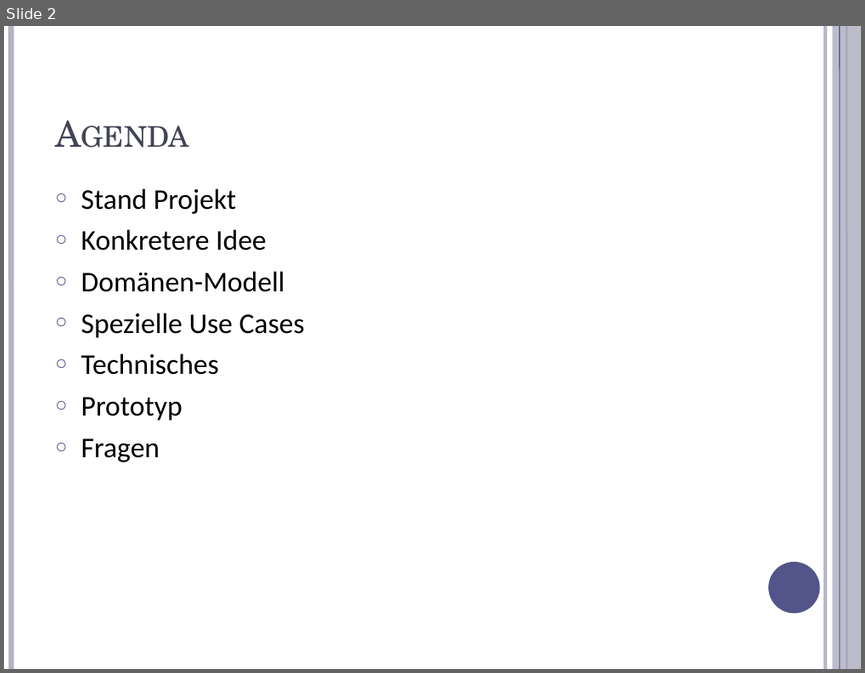
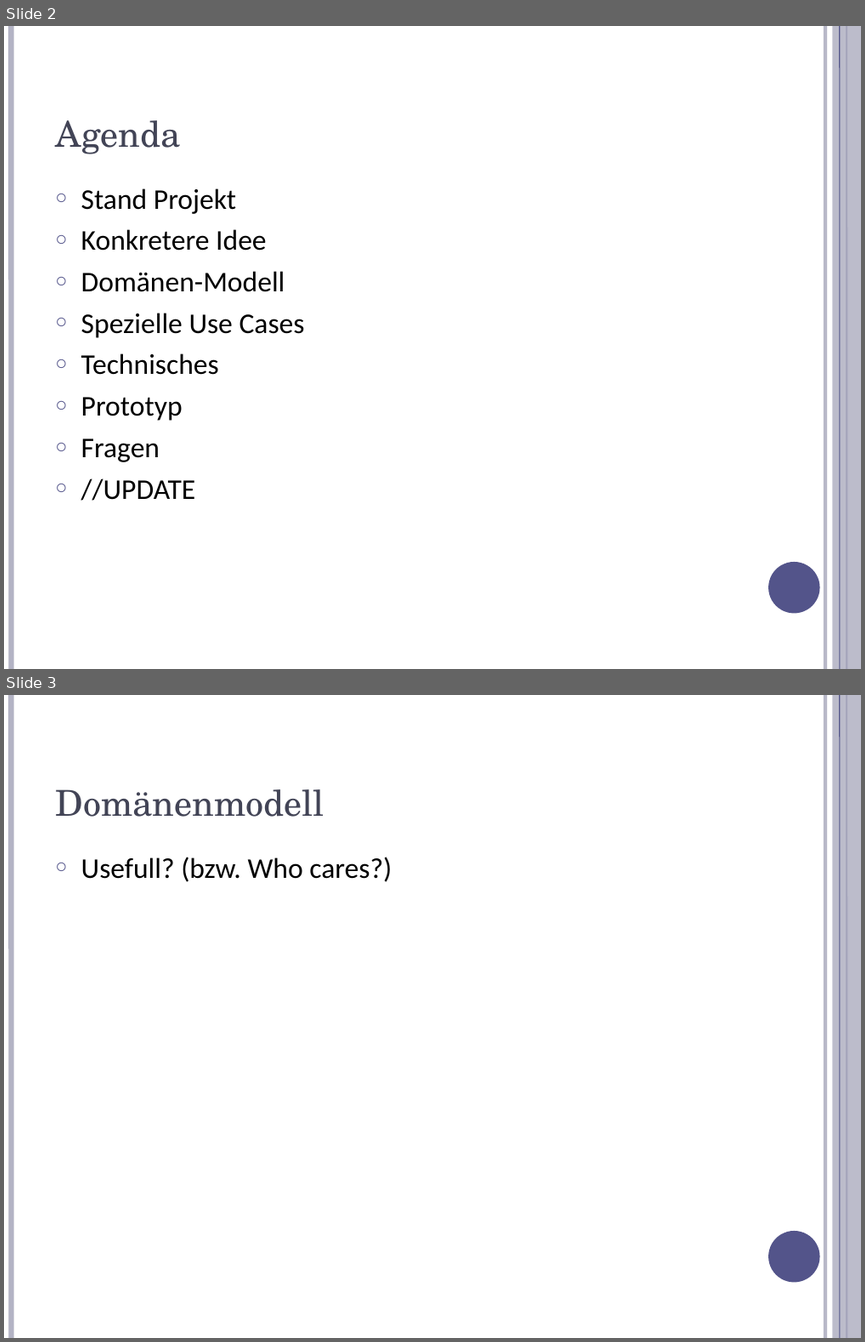
Before and after one commit to stoeffel/SEPS-GRP1, a slide deck: documentation/presentation/Analyse/presentation2.odp. Shown one above the other, each under a label of ours: slide 2 before the commit, slides 2 and 3 after it. The pictures are 865x673 and 865x1342 pixels, drawn with LibreOffice and Linux fonts; fonts in the diff are those of the drawing. Boxes give left, top, right and bottom in pixels: in the first picture for what was removed or moved away, otherwise in the second. Text is boxed around its words. In the diff, an @@ line names an element or a change of style, - is before the commit and + after.

```diff
--- a/documentation/presentation/Analyse/presentation2.odp
+++ b/documentation/presentation/Analyse/presentation2.odp
@@ slide 3 added at bbox=[4, 695, 861, 1338], background #FFFFFF; not listed: 6 template elements that a slide beside it also shows @@
@@ title added at bbox=[55, 789, 324, 817], 30 pt, text #424456 @@
+Domänenmodell
@@ text added at bbox=[81, 857, 392, 882], 24 pt, text #000000 @@
+○ Usefull? (bzw. Who cares?)
@@ slide 2 changed as well @@
@@ title "Agenda" at bbox=[55, 120, 181, 154]: small capitals off @@
@@ text at bbox=[81, 478, 196, 500]: paragraph added @@
+○ //UPDATE
```
Also in this commit, not shown: 5 other slides changed, 2 other slides added, 3 slides removed.
